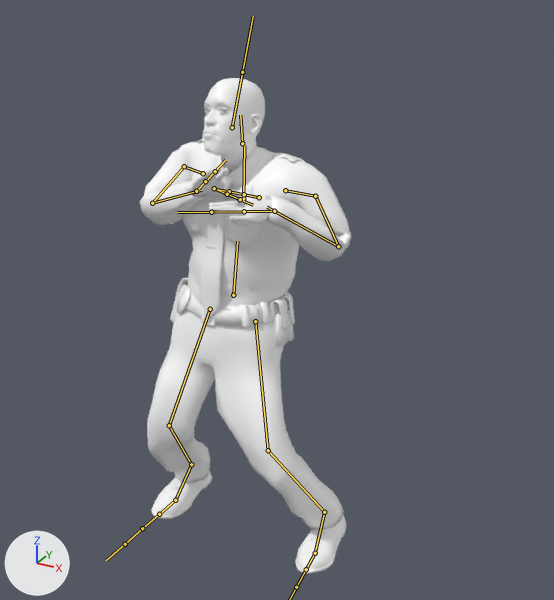
What one commit did to the FBX model Assets/Personaje/P4DEF.fbx.
Both versions are drawn from a camera (50 mm lens) standing at (1.35, -2.16, 2.03) and looking at (0.15, 0.03, 0.94). The axes (+X, +Y, +Z) are drawn at lower left. The lights are the same throughout. Both versions are drawn at the pose saved in each file; the numbers are the values there. The bones that bend it are drawn over the model as lines.

Objects in the first picture: 'Body', 'Bottoms', 'Shoes', 'Tops'.
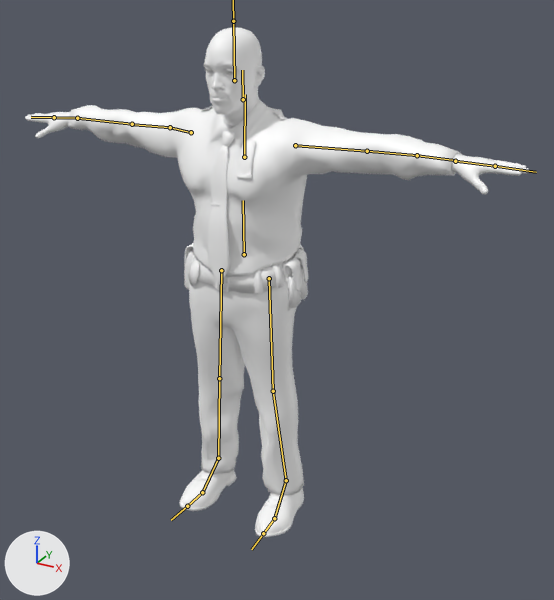
Pixel boxes [x1, y1, x2, y2] of what changed, in the pictures (554 x 600 px):
'Tops', posed (86% wider)
    before: [140, 139, 351, 318]
    after: [68, 99, 462, 284]
'Bottoms', posed (37% narrower)
    before: [147, 278, 344, 529]
    after: [184, 243, 308, 495]
'Body', posed
    before: [191, 78, 272, 298]
    after: [25, 27, 529, 195]
'Shoes', posed
    before: [151, 471, 346, 573]
    after: [179, 470, 304, 537]
'default', posed (16% wider, 14% taller)
    before: [203, 107, 227, 113]
    after: [205, 69, 233, 76]
bone 'Hips', root to tip
    before: (233, 295) to (237, 241)
    after: (244, 254) to (243, 200)
bone 'Spine', root to tip
    before: (243, 198) to (244, 145)
    after: (244, 157) to (245, 94)
bone 'Neck', root to tip
    before: (242, 143) to (240, 115)
    after: (243, 99) to (242, 70)
bone 'Head', root to tip
    before: (232, 127) to (242, 72)
    after: (234, 80) to (233, 21)
bone 'LeftShoulder', root to tip
    before: (285, 190) to (315, 196)
    after: (295, 145) to (367, 151)
bone 'LeftArm', root to tip
    before: (315, 196) to (338, 246)
    after: (367, 151) to (418, 155)
bone 'LeftForeArm', root to tip
    before: (338, 246) to (267, 207)
    after: (417, 155) to (456, 160)
bone 'LeftHand', root to tip
    before: (274, 211) to (244, 211)
    after: (455, 161) to (495, 166)
bone 'RightShoulder', root to tip
    before: (203, 173) to (184, 166)
    after: (191, 132) to (170, 127)
bone 'RightArm', root to tip
    before: (184, 166) to (152, 203)
    after: (170, 127) to (133, 124)
bone 'RightForeArm', root to tip
    before: (152, 203) to (201, 190)
    after: (132, 124) to (77, 118)
bone 'RightHand', root to tip
    before: (196, 191) to (205, 181)
    after: (77, 118) to (54, 117)
bone 'LeftUpLeg', root to tip
    before: (255, 321) to (268, 450)
    after: (269, 278) to (273, 391)
bone 'LeftLeg', root to tip
    before: (268, 450) to (324, 512)
    after: (273, 391) to (286, 480)
bone 'LeftFoot', root to tip
    before: (324, 512) to (315, 553)
    after: (286, 480) to (274, 518)
bone 'RightUpLeg', root to tip
    before: (210, 309) to (169, 425)
    after: (221, 270) to (219, 378)
bone 'RightLeg', root to tip
    before: (169, 425) to (191, 464)
    after: (219, 378) to (218, 458)
bone 'RightFoot', root to tip
    before: (191, 464) to (175, 500)
    after: (218, 458) to (202, 492)

What the commit changed:
Bone 'Hips' (bone_hips) moves from (-0.4, -13.3, 7.1) to (0.0, 0.0, 0.0).
Bone 'Hips' (bone_hips) turns from (-6, -4, -2) to (0, 0, 0) degrees about its own x, y and z.
Bone 'Spine' (bone_spine) turns from (7, 2, 0) to (0, 0, 0) degrees about its own x, y and z.
Bone 'Neck' (bone_neck) turns from (3, -2, 3) to (0, 0, 0) degrees about its own x, y and z.
Bone 'Head' (bone_head) turns from (-27, -8, 5) to (0, 0, 0) degrees about its own x, y and z.
Bone 'LeftShoulder' (bone_leftshoulder) turns from (5, 1, 1) to (0, 0, 0) degrees about its own x, y and z.
Bone 'LeftArm' (bone_leftarm) turns from (46, -3, 22) to (0, 0, 0) degrees about its own x, y and z.
Bone 'LeftForeArm' (bone_leftforearm) turns from (-12, 22, 124) to (0, 0, 0) degrees about its own x, y and z.
Bone 'LeftHand' (bone_lefthand) turns from (-3, 34, -25) to (0, 0, 0) degrees about its own x, y and z.
Bone 'RightShoulder' (bone_rightshoulder) turns from (3, -1, 2) to (0, 0, 0) degrees about its own x, y and z.
Bone 'RightArm' (bone_rightarm) turns from (26, 3, -69) to (0, 0, 0) degrees about its own x, y and z.
Bone 'RightForeArm' (bone_rightforearm) turns from (-14, -15, -102) to (0, 0, 0) degrees about its own x, y and z.
Bone 'RightHand' (bone_righthand) turns from (-30, -35, 24) to (0, 0, 0) degrees about its own x, y and z.
Bone 'LeftUpLeg' (bone_leftupleg) turns from (16, -15, 17) to (0, 0, 0) degrees about its own x, y and z.
Bone 'LeftLeg' (bone_leftleg) turns from (-45, 12, 1) to (0, 0, 0) degrees about its own x, y and z.
Bone 'LeftFoot' (bone_leftfoot) turns from (23, -8, -16) to (0, 0, 0) degrees about its own x, y and z.
Bone 'RightUpLeg' (bone_rightupleg) turns from (23, 2, 1) to (0, 0, 0) degrees about its own x, y and z.
Bone 'RightLeg' (bone_rightleg) turns from (-57, -11, 1) to (0, 0, 0) degrees about its own x, y and z.
Bone 'RightFoot' (bone_rightfoot) turns from (29, 3, 3) to (0, 0, 0) degrees about its own x, y and z.
